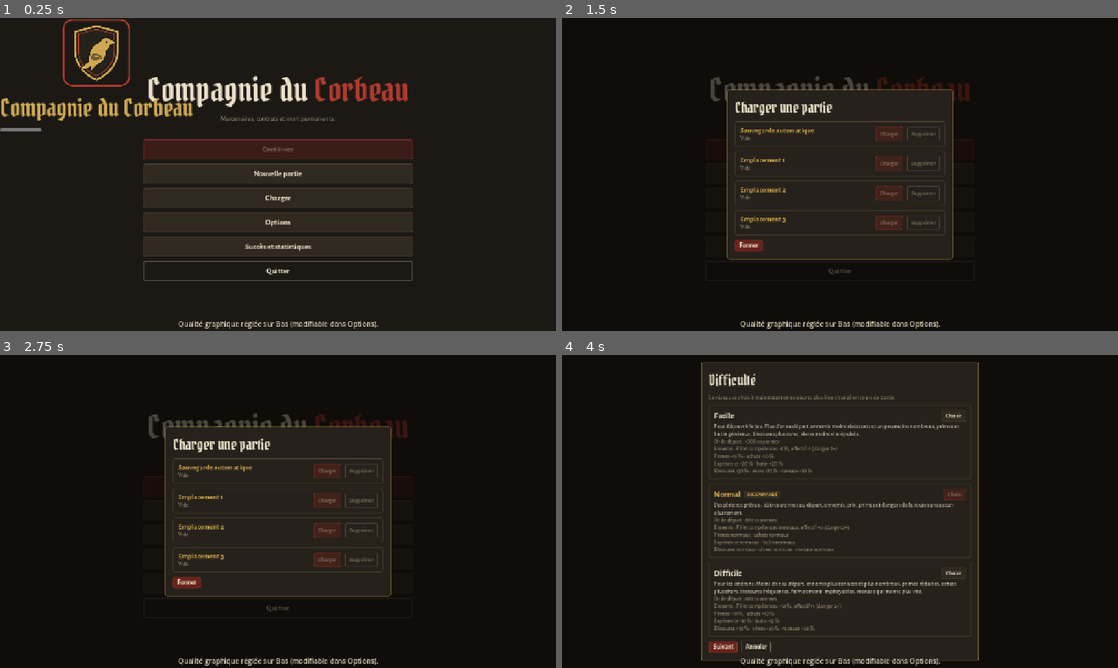
Above: before the commit, frames 1-4 (two rows, left to right).
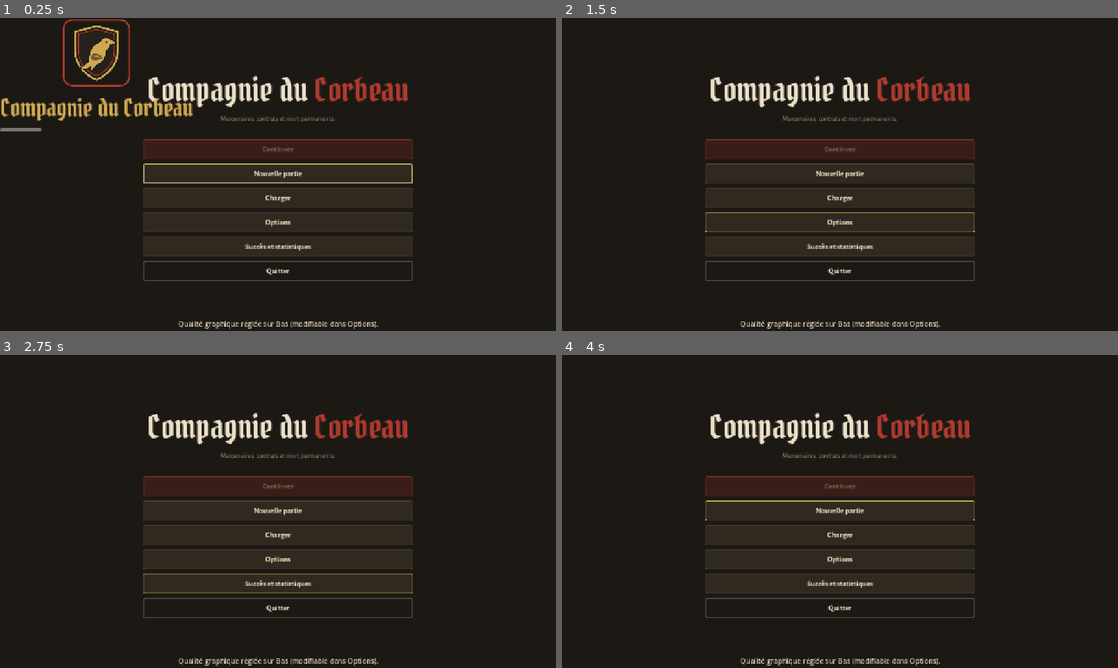
Above: after the commit, the same moments.

Repository: NengD/compagnie-du-corbeau
Game: Godot game, scene res://scenes/main.tscn
Same seed, same stepped clock (60 frames per second), same inputs: the game is played once before the commit and once after it.
Inputs (mouse positions are in pixels of both pictures, inside the frame that each line leads up to):
- Up to frame 1 (0.25 s): no input
- Up to frame 2 (1.5 s): click "Charger" at 0.5 s; click "Options" at 1.25 s
- Up to frame 3 (2.75 s): click "Succès et statistiques" at 2 s
- Up to frame 4 (4 s): click (751, 583) at 2.75 s, where only the run before the commit has a clickable "Fermer"; click "Nouvelle partie" at 3.5 s

The runs differ from the first frame. In frame 1, 0.5% of the frame differs, in the area x 25-75%, y 46-53%; in frame 2, 8.5%; in frame 3, 8.5%, in the area x 25-75%, y 18-84%; in frame 4, 8.1%.

Commit message:
Interface : navigation au clavier (focus initial des fenêtres et du menu, pas d'anneau de focus à la souris)
Co-Authored-By: Claude Sonnet 5.5 <noreply@anthropic.com>

Diff:
--- a/scenes/main.gd
+++ b/scenes/main.gd
@@ -386,9 +386,41 @@
 			get_tree().quit()
 
 
+# --- Mode de navigation (clavier / souris) ---
+
+## Mémorise le dernier type d'entrée (voir UiKit.kb_mode) ; au premier Tab / flèche / Entrée sans focus, place le focus sur le premier bouton
+## de la fenêtre au premier plan (ou de l'écran courant) pour que le clavier suffise à naviguer.
+func _track_input_mode(event: InputEvent) -> void:
+	if event is InputEventMouseButton or (event is InputEventMouseMotion and (event as InputEventMouseMotion).relative.length() > 2.0):
+		UiKit.kb_mode = false
+		return
+	if not (event is InputEventKey and event.pressed):
+		return
+	var k: int = (event as InputEventKey).keycode
+	if not [KEY_TAB, KEY_UP, KEY_DOWN, KEY_LEFT, KEY_RIGHT, KEY_ENTER, KEY_KP_ENTER, KEY_SPACE].has(k):
+		return
+	UiKit.kb_mode = true
+	if Game.battle != null or get_viewport().gui_get_focus_owner() != null or get_viewport().gui_get_focus_owner() is LineEdit:
+		return
+	if k == KEY_SPACE or k == KEY_ENTER or k == KEY_KP_ENTER:
+		return  # sans focus, Espace / Entrée gardent leur sens habituel (fin de tour, etc.)
+	if UiKit.focus_first(_top_modal_layer() if _top_modal_layer() != null else _content):
+		get_viewport().set_input_as_handled()
+
+
+## Dernière fenêtre modale ouverte (calque 50), null s'il n'y en a pas.
+func _top_modal_layer() -> Node:
+	var found: Node = null
+	for c in get_children():
+		if c is CanvasLayer and (c as CanvasLayer).layer == 50:
+			found = c
+	return found
+
+
 # --- Pause (Échap) ---
 
 func _input(event: InputEvent) -> void:
+	_track_input_mode(event)
 	if event is InputEventKey and event.pressed and not event.echo and event.keycode == KEY_I:
 		_open_inventory()  # touche I : inventaire (hors menu, bataille et fenêtres ouvertes)
 		return
--- a/scenes/menu/main_menu.gd
+++ b/scenes/menu/main_menu.gd
@@ -77,6 +77,13 @@
 		var q := _menu_button("Quitter", "ghost")
 		q.pressed.connect(func() -> void: action.emit("quit"))
 		_box.add_child(q)
+	_focus_menu.call_deferred()
+
+
+## Le clavier suffit pour naviguer : le premier bouton actif reçoit le focus à chaque (re)construction du menu.
+func _focus_menu() -> void:
+	if is_inside_tree():
+		UiKit.focus_first(_box)
 
 
 ## À rappeler quand une sauvegarde a changé (retour d'un écran Charger).
--- a/scenes/menu/options_panel.gd
+++ b/scenes/menu/options_panel.gd
@@ -89,7 +89,6 @@
 
 func _option(items: Array, selected: int, on_pick: Callable) -> OptionButton:
 	var o := OptionButton.new()
-	o.focus_mode = Control.FOCUS_NONE
 	for it in items:
 		o.add_item(str(it))
 	o.select(clampi(selected, 0, maxi(0, items.size() - 1)))
@@ -100,7 +99,6 @@
 func _check(body: VBoxContainer, text: String, on: bool, on_toggle: Callable) -> void:
 	var c := CheckButton.new()
 	c.text = text
-	c.focus_mode = Control.FOCUS_NONE
 	c.button_pressed = on
 	c.toggled.connect(on_toggle)
 	body.add_child(c)
@@ -157,7 +155,6 @@
 	s.max_value = SettingsScript.UI_SCALE_MAX
 	s.step = 5
 	s.value = _s().ui_scale
-	s.focus_mode = Control.FOCUS_NONE
 	s.size_flags_horizontal = Control.SIZE_EXPAND_FILL
 	s.size_flags_vertical = Control.SIZE_SHRINK_CENTER
 	h.add_child(s)
@@ -204,7 +201,6 @@
 		var key2: String = k
 		var c := CheckButton.new()
 		c.text = _adv_label(key2)
-		c.focus_mode = Control.FOCUS_NONE
 		c.button_pressed = bool(_s().get(key2))
 		c.toggled.connect(func(on: bool) -> void:
 			_s().set_value(key2, on)
@@ -315,7 +311,6 @@
 	s.max_value = 1.0
 	s.step = 0.05
 	s.value = float(_s().get(key))
-	s.focus_mode = Control.FOCUS_NONE
 	s.size_flags_horizontal = Control.SIZE_EXPAND_FILL
 	s.size_flags_vertical = Control.SIZE_SHRINK_CENTER
 	h.add_child(s)
--- a/scenes/ui/modal_overlay.gd
+++ b/scenes/ui/modal_overlay.gd
@@ -6,6 +6,7 @@
 
 var content: VBoxContainer
 var _layer: CanvasLayer
+var _focus_pending: bool = false
 
 
 static func open(host: Node, min_width: int = 460) -> ModalOverlay:
@@ -41,6 +42,24 @@
 	content = VBoxContainer.new()
 	content.add_theme_constant_override("separation", 10)
 	panel.add_child(content)
+	# Focus clavier : à l'ouverture (une fois le contenu ajouté), puis après chaque reconstruction si le joueur navigue au clavier.
+	content.child_order_changed.connect(_queue_focus.bind(false))
+	_queue_focus(true)
+
+
+func _queue_focus(initial: bool) -> void:
+	if _focus_pending or not is_inside_tree():
+		return
+	_focus_pending = true
+	await get_tree().process_frame
+	_focus_pending = false
+	if not is_instance_valid(self) or not is_inside_tree():
+		return
+	var owner_ctl: Control = get_viewport().gui_get_focus_owner()
+	if owner_ctl != null and is_ancestor_of(owner_ctl):
+		return
+	if initial or UiKit.kb_mode:
+		UiKit.focus_first(self)
 
 
 func close() -> void:
--- a/scenes/ui/ui_kit.gd
+++ b/scenes/ui/ui_kit.gd
@@ -35,11 +35,47 @@
 
 
 ## kind : "" | "pri" | "ghost"
+## Vrai quand le joueur navigue au clavier (touche Tab, flèches, Entrée…) ; faux dès qu'il utilise la souris.
+## Mis à jour par `Main._input`. Tant qu'il est faux, un clic de souris ne laisse pas d'anneau de focus sur un bouton.
+static var kb_mode: bool = false
+static var _programmatic: bool = false
+
+
+static func _on_focus(b: Control) -> void:
+	if not kb_mode and not _programmatic and is_instance_valid(b):
+		b.release_focus.call_deferred()
+
+
+## Premier contrôle focalisable, visible et actif sous `root` (parcours en profondeur) ; null s'il n'y en a pas.
+static func first_focusable(root: Node) -> Control:
+	if root is Control:
+		var c: Control = root
+		if c.focus_mode == Control.FOCUS_ALL and c.is_visible_in_tree() and not (c is BaseButton and (c as BaseButton).disabled):
+			return c
+	for ch in root.get_children():
+		var f: Control = first_focusable(ch)
+		if f != null:
+			return f
+	return null
+
+
+## Donne le focus clavier au premier contrôle de `root` (à l'ouverture d'une fenêtre ou d'un menu). Renvoie true si trouvé.
+static func focus_first(root: Node) -> bool:
+	var f: Control = first_focusable(root)
+	if f == null or not f.is_inside_tree():
+		return false
+	_programmatic = true
+	f.grab_focus()
+	_programmatic = false
+	return true
+
+
 static func button(text: String, kind: String = "", small: bool = false) -> Button:
 	var b := Button.new()
 	b.text = text
-	b.focus_mode = Control.FOCUS_NONE
+	b.focus_mode = Control.FOCUS_ALL  # navigable au clavier ; pas d'anneau de focus après un clic souris (voir _on_focus)
 	b.pressed.connect(_click)
+	b.focus_entered.connect(_on_focus.bind(b))
 	match kind:
 		"pri":
 			b.theme_type_variation = "PrimaryButton"
--- a/tests/smoke_ui.gd
+++ b/tests/smoke_ui.gd
@@ -123,6 +123,7 @@
 	await _frames(2)
 	await _check_company_setup(main)
 	_check_tooltip_wrap(main)
+	await _check_keyboard_focus(main)
 	await _check_formation_panel(main)
 	await _check_perk_tree(main)
 	# --- Ville ---
@@ -321,6 +322,30 @@
 
 
 ## Régression : l'infobulle des talents ne dépend d'aucun retour à la ligne automatique (elle devenait un panneau géant).
+## Navigation au clavier : focus initial dans une fenêtre modale, pas d'anneau de focus parasite après un clic souris.
+func _check_keyboard_focus(main: Node) -> void:
+	var ui_kit: GDScript = load("res://scenes/ui/ui_kit.gd")
+	var modal: Node = load("res://scenes/menu/slots_panel.gd").open(main, false, func() -> void: pass).modal
+	await _frames(3)
+	var fo: Control = main.get_viewport().gui_get_focus_owner()
+	_check(fo != null and modal.is_ancestor_of(fo), "clavier : une fenêtre modale donne le focus à un bouton à l'ouverture")
+	modal.close()
+	await _frames(2)
+	ui_kit.kb_mode = false
+	var b: Button = ui_kit.button("Test focus")
+	main.add_child(b)
+	await _frames(1)
+	b.grab_focus()  # comme un clic souris : focus non demandé par le clavier
+	await _frames(2)
+	_check(main.get_viewport().gui_get_focus_owner() != b, "souris : aucun anneau de focus laissé sur un bouton cliqué")
+	ui_kit.kb_mode = true
+	b.grab_focus()
+	await _frames(2)
+	_check(main.get_viewport().gui_get_focus_owner() == b, "clavier : le focus reste en mode clavier")
+	ui_kit.kb_mode = false
+	b.queue_free()
+
+
 func _check_tooltip_wrap(main_node_for_tip: Node) -> void:
 	var icon_script: GDScript = load("res://scenes/perks/perk_icon.gd")
 	var long_text: String = "Épées : +10 % au toucher ; Fente ne coûte plus de PA en plus. Un texte volontairement long pour forcer plusieurs lignes dans la bulle."
